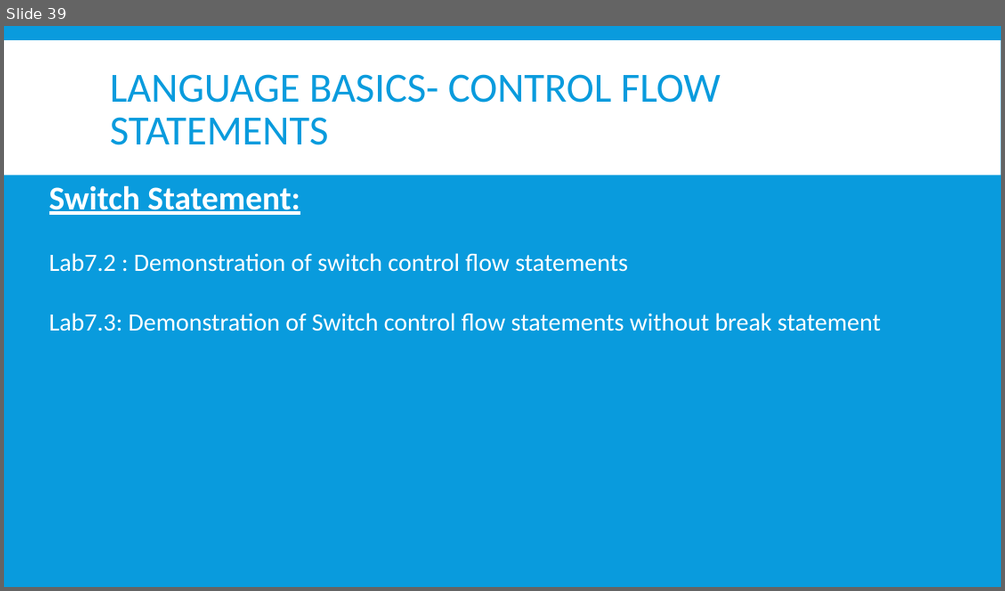
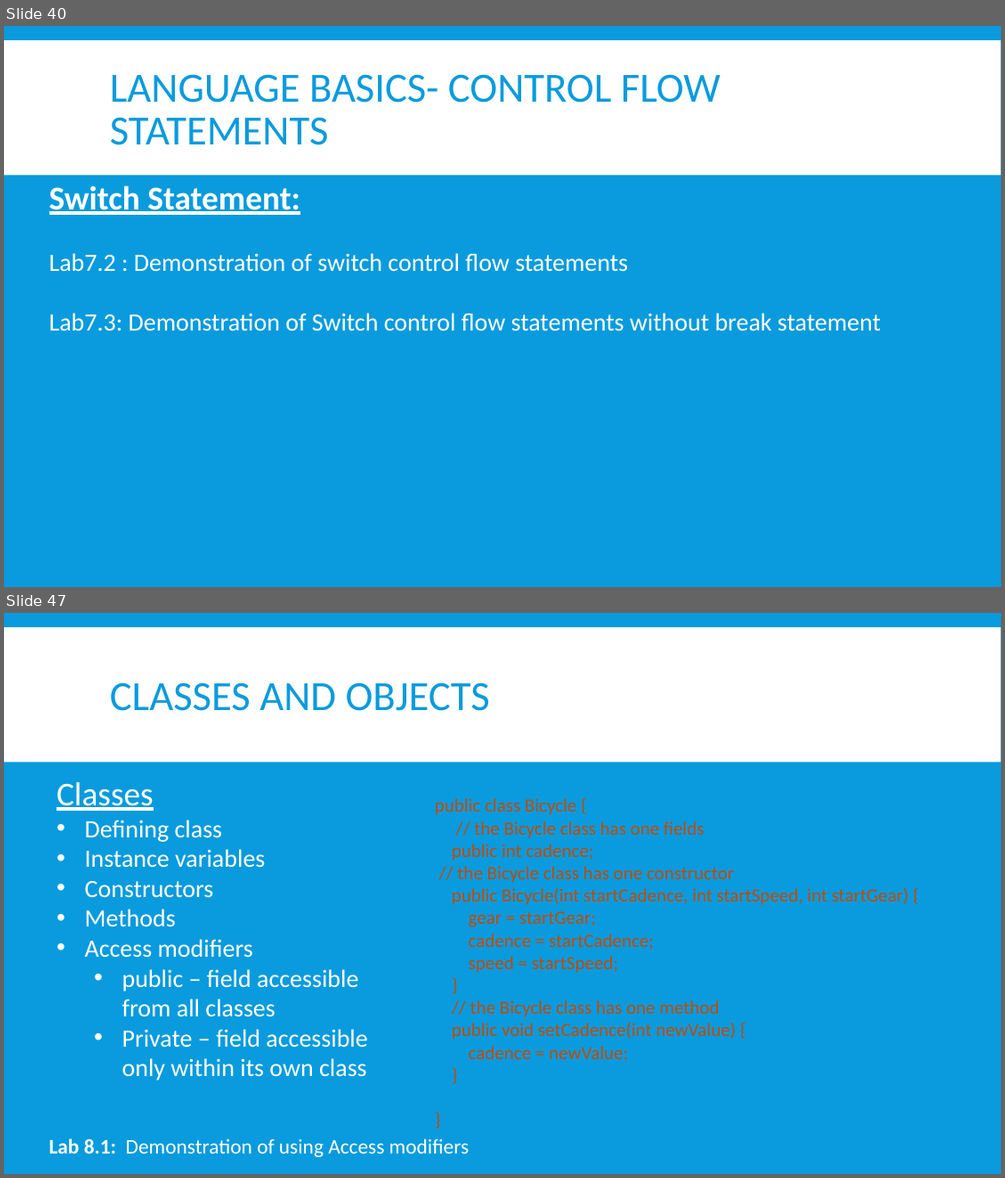
Before and after one commit to nmsgit1234/TechnicalDocs, a slide deck: training/core_java/core_java.pptx. Shown one above the other, each under a label of ours: slide 39 before the commit, slides 40 and 47 after it; the slides between them are not shown. The pictures are 1005x591 and 1005x1178 pixels, drawn with LibreOffice and Linux fonts; fonts in the diff are those of the drawing. Boxes give left, top, right and bottom in pixels: in the first picture for what was removed or moved away, otherwise in the second. Text is boxed around its words. In the diff, an @@ line names an element or a change of style, - is before the commit and + after.

Commit message:
updated for class and objects

```diff
--- a/training/core_java/core_java.pptx
+++ b/training/core_java/core_java.pptx
@@ slide 47 added at (x1=4, y1=613, x2=1001, y2=1174), background #099BDD; not listed: 1 template element that a slide beside it also shows @@
@@ title added at (x1=110, y1=682, x2=490, y2=711), 40 pt, text #099BDD @@
+CLASSES AND OBJECTS
@@ text added at (x1=57, y1=782, x2=367, y2=1080), 24 pt, text #FFFFFF @@
+Classes
+• Defining class
+• Instance variables
+• Constructors
+• Methods
+• Access modifiers
+  • public – field accessible from all classes
+  • Private – field accessible only within its own class
@@ text added at (x1=435, y1=798, x2=909, y2=1062), 18 pt, text #C14A08 @@
+public class Bicycle {
+// the Bicycle class has one fields
+public int cadence;
+// the Bicycle class has one constructor
+public Bicycle(int startCadence, int startSpeed, int startGear) {
+gear = startGear;
+cadence = startCadence;
+speed = startSpeed;
+}
+// the Bicycle class has one method
+public void setCadence(int newValue) {
+cadence = newValue;
+}
+}
@@ text added at (x1=49, y1=1138, x2=469, y2=1157), 20 pt, text #FFFFFF @@
+Lab 8.1: Demonstration of using Access modifiers
@@ what was slide 39 is now slide 40 @@
```
Also in this commit, not shown: 3 slides changed, 26 other slides added, 18 other files.
